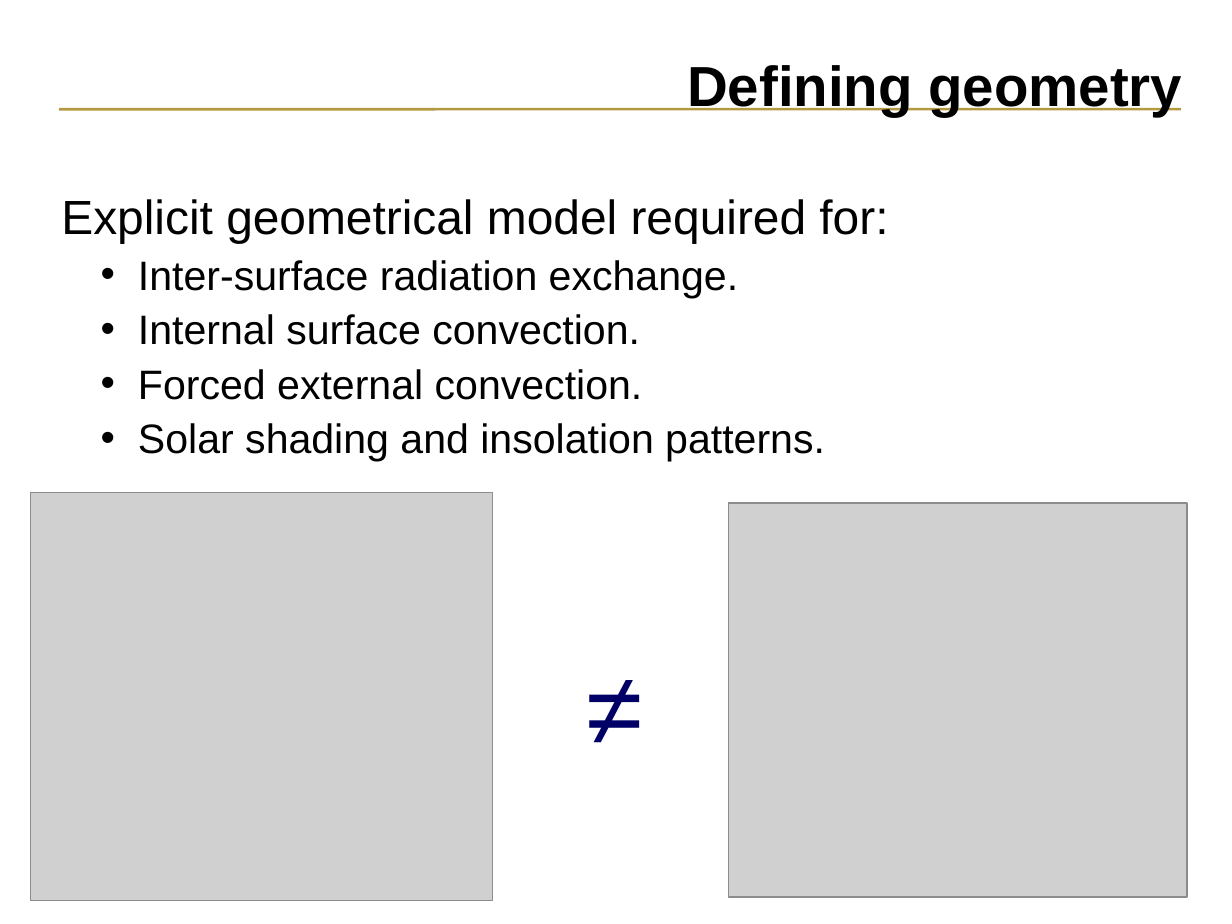
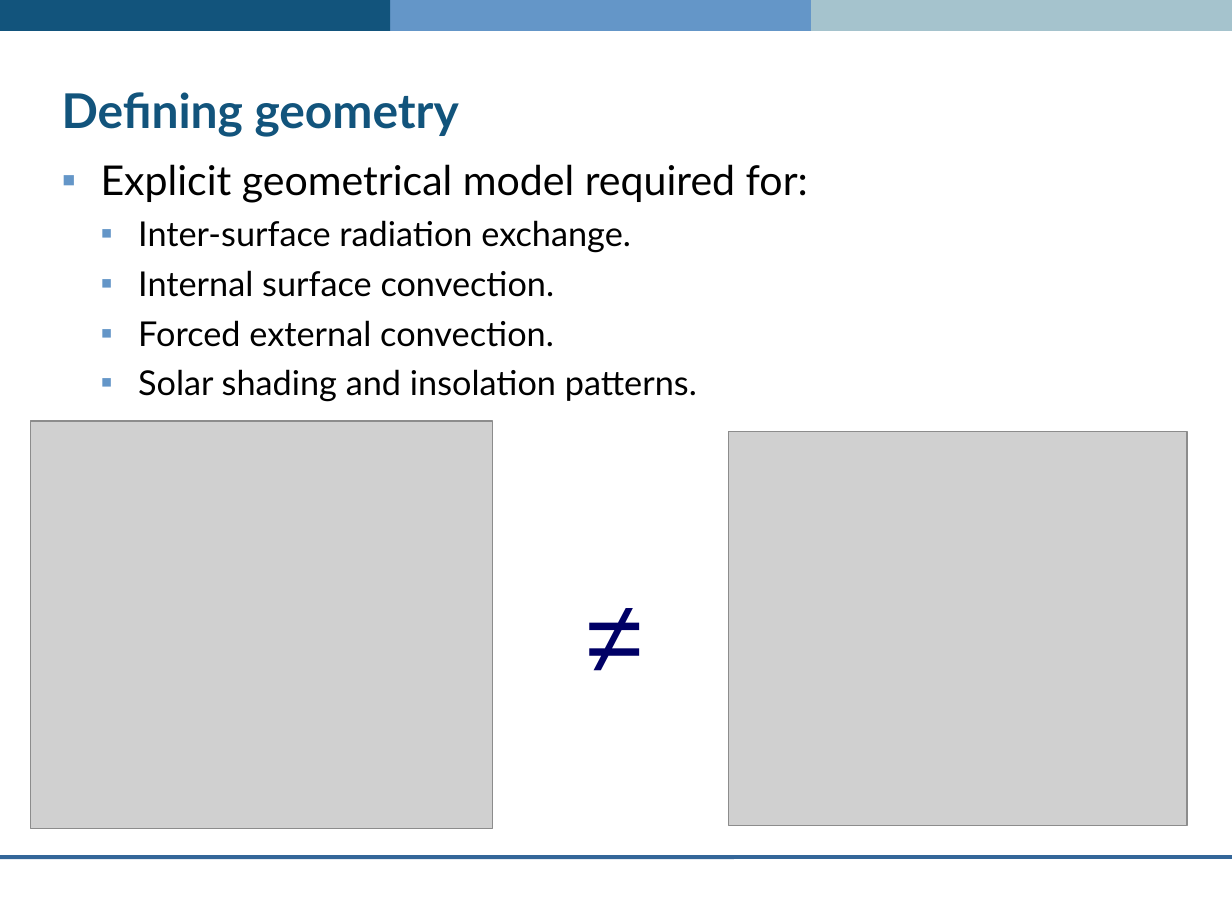
Before and after one commit to ESP-rCommunity/ESPrExtras, a slide deck: slide 27 of training/co-simulator_ESP-r/intro/introduction.ppt. Drawn at 1232x924 pixels with LibreOffice and Linux fonts; fonts in the diff are those of the drawing; grey boxes stand for pictures; background and template pictures are left out. Boxes give left, top, right and bottom in pixels: in the first picture for what was removed or moved away, otherwise in the second. Text is boxed around its words. In the diff, an @@ line names an element or a change of style, - is before the commit and + after.

```diff
--- a/training/co-simulator_ESP-r/intro/introduction.ppt
+++ b/training/co-simulator_ESP-r/intro/introduction.ppt
@@ rectangle added at <box>0,0,391,31</box>, fill #12547C @@
@@ rectangle added at <box>339,0,841,31</box>, fill #6496C8 @@
@@ rectangle added at <box>811,0,1232,31</box>, fill #A5C3CD @@
@@ title "Defining geometry": place and size @@
-title "Defining geometry" at <box>687,65,1182,116</box>
+title "Defining geometry" at <box>62,92,459,137</box>
@@ title "Defining geometry" at <box>62,92,459,137</box>: size 33 to 28 pt, font Arial to Lato, text colour #000000 to #12547C; alignment right to left @@
@@ line removed from (1180, 110) to (59, 110) @@
@@ text "Explicit geometrical model required for:": place and size @@
-text "Explicit geometrical model required for:" at <box>61,199,888,461</box>
+text "Explicit geometrical model required for:" at <box>101,164,808,402</box>
@@ text "Explicit geometrical model required for:" at <box>101,164,808,402</box>: size 28 to 24 pt in "Explicit geometrical model required for:"; font Arial to Lato; size 24 to 20 pt in "Inter-surface radiation exchange.", "Internal surface convection.", "Forced external convection.", "Solar shading and insolation patterns."; bullet none to ▪; less space between paragraphs; bullet • to ▪; more space between paragraphs; bullet colour #000000 to #6496C8 @@
@@ picture: place and size @@
-picture at <box>31,493,493,901</box>
+picture at <box>31,421,493,829</box>
@@ picture: place and size @@
-picture at <box>729,503,1188,897</box>
+picture at <box>729,431,1188,825</box>
@@ text "≠": place and size @@
-text "≠" at <box>575,637,657,772</box>
+text "≠" at <box>575,564,657,700</box>
@@ line added from (1232, 857) to (0, 857), #336699 2.24 pt @@
```
Also in this commit, not shown: 56 other slides changed.
